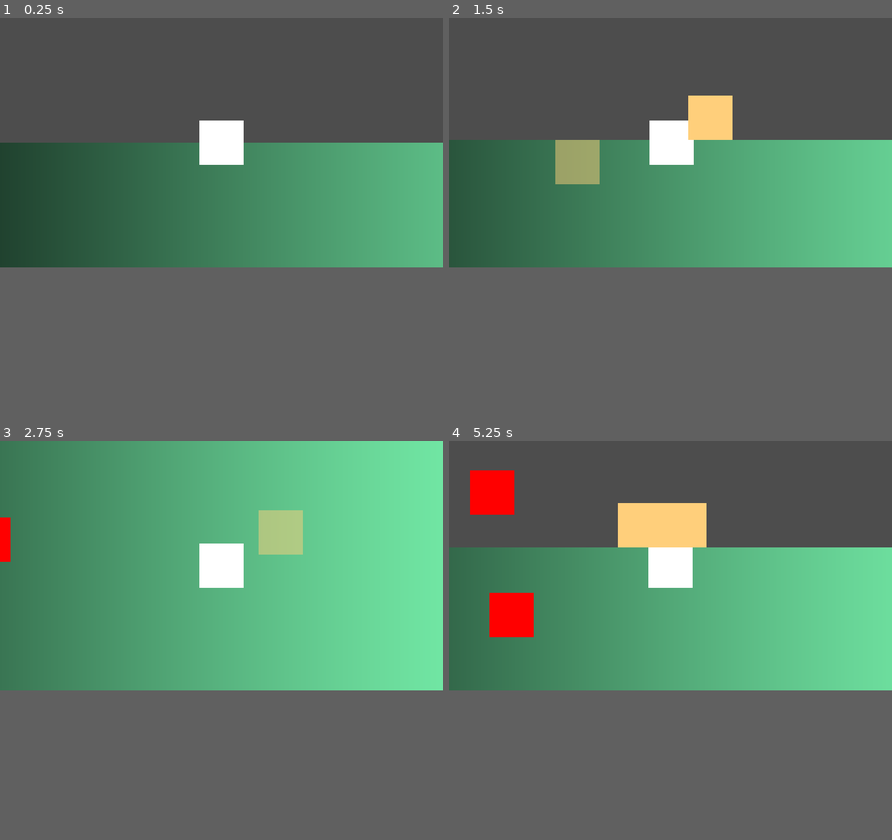
Above: before the commit, frames 1-4 (two rows, left to right).
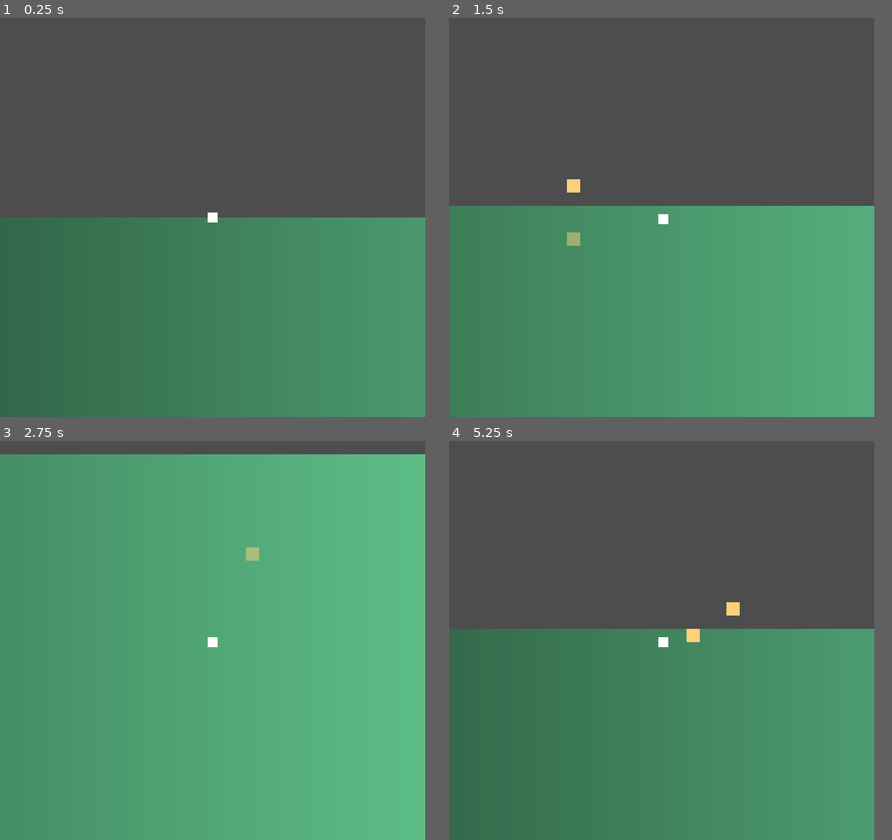
Above: after the commit, the same moments.

Repository: TylerPelaez/pixel-game-jam
Game: Godot game, scene res://Scenes/TestScene.tscn
The game is run twice, just before and just after one commit, with the same random seed, the same clock (stepped at 60 frames per second) and the same inputs.
Inputs (mouse positions are in pixels of both pictures, inside the frame that each line leads up to):
- Up to frame 1 (0.25 s): no input
- Up to frame 2 (1.5 s): tap Enter at 0.5 s; move the mouse to (767, 129) at 0.52 s; hold Right (ui_right) 0.53-1.28 s; hold 1 (Place Trap 1) 0.53-1.28 s; click (767, 129) at 0.67 s; move the mouse to (581, 153) at 1.27 s; hold Down (ui_down) from 1.28 s (still down); tap 1 (Place Trap 1) at 1.35 s
- Up to frame 3 (2.75 s): move the mouse to (265, 512) at 2.02 s; release Down (ui_down) at 2.03 s; hold Right (ui_right) from 2.03 s (still down); hold 1 (Place Trap 1) from 2.03 s (still down)
- Up to frame 4 (5.25 s): move the mouse to (648, 616) at 2.77 s; release Right (ui_right) at 2.78 s; release 1 (Place Trap 1) at 2.78 s; hold Up (ui_up) 2.78-3.53 s; tap 1 (Place Trap 1) at 2.85, 4.35 s; click (648, 616) at 2.92 s; move the mouse to (803, 604) at 3.52 s; hold 1 (Place Trap 1) 3.53-4.28 s; hold Left (ui_left) 3.53-5.03 s; move the mouse to (537, 528) at 4.27 s; move the mouse to (692, 564) at 5.02 s; hold Down (ui_down) from 5.03 s (still down); hold 1 (Place Trap 1) from 5.03 s (still down); click (692, 564) at 5.17 s
The window is 800x450 before the commit and 768x720 after it. Grey fills any space a smaller window leaves; there, only what the larger window draws over its background counts as a difference.

The runs differ from the first frame. In frame 1, 36% of the frame differs, in the area x 0-100%, y 25-100%; in frame 2, 27%; in frame 3, 27%; in frame 4, 52%, in the area x 0-100%, y 7-100%.

Commit message:
Update resolution

Diff:
--- a/Enemy/Enemy.tscn
+++ b/Enemy/Enemy.tscn
@@ -1,7 +1,7 @@
 [gd_scene load_steps=12 format=3 uid="uid://dc8c2m6m4pib0"]
 
-[ext_resource type="Texture2D" uid="uid://bxn8kvm570f80" path="res://Textures/Test/White.png" id="1_42nnu"]
 [ext_resource type="Script" path="res://Enemy/Enemy.gd" id="1_ffyyh"]
+[ext_resource type="Texture2D" uid="uid://b5ohs5orx6duk" path="res://Textures/Test/White6.png" id="2_eg3ho"]
 [ext_resource type="PackedScene" uid="uid://cbibtl5k17ewk" path="res://Overlap/Hurtbox.tscn" id="3_vranu"]
 [ext_resource type="PackedScene" uid="uid://cvk3t6e3yov1" path="res://Overlap/Hitbox.tscn" id="4_hjfwo"]
 [ext_resource type="PackedScene" uid="uid://binqjvrc1rjh6" path="res://Scripts/Stats/Stats.tscn" id="5_lj4q2"]
@@ -9,27 +9,27 @@
 [ext_resource type="AnimationLibrary" uid="uid://dm5xt7fr45ifi" path="res://Animation/Blink.res" id="6_t53d6"]
 
 [sub_resource type="RectangleShape2D" id="RectangleShape2D_mcrok"]
-size = Vector2(48, 48)
+size = Vector2(4, 4)
 
 [sub_resource type="RectangleShape2D" id="RectangleShape2D_cl6yr"]
-size = Vector2(64, 64)
+size = Vector2(6, 6)
 
 [sub_resource type="RectangleShape2D" id="RectangleShape2D_tv82w"]
-size = Vector2(64, 64)
+size = Vector2(6, 6)
 
 [sub_resource type="RectangleShape2D" id="RectangleShape2D_g87tr"]
-size = Vector2(48, 48)
+size = Vector2(6, 6)
 
 [node name="Enemy" type="CharacterBody2D"]
 collision_layer = 32
 motion_mode = 1
 script = ExtResource("1_ffyyh")
 ACCELERATION = 2000
+MAX_SPEED = 50
 
 [node name="Sprite2D" type="Sprite2D" parent="."]
-visible = false
 modulate = Color(1, 0, 0, 1)
-texture = ExtResource("1_42nnu")
+texture = ExtResource("2_eg3ho")
 
 [node name="CollisionShape2D" type="CollisionShape2D" parent="."]
 shape = SubResource("RectangleShape2D_mcrok")
@@ -39,6 +39,7 @@
 collision_mask = 128
 
 [node name="CollisionShape2D" parent="Hurtbox" index="0"]
+visible = false
 shape = SubResource("RectangleShape2D_cl6yr")
 
 [node name="Timer" parent="Hurtbox" index="1"]
@@ -49,6 +50,7 @@
 collision_mask = 4
 
 [node name="CollisionShape2D" parent="Hitbox" index="0"]
+visible = false
 shape = SubResource("RectangleShape2D_tv82w")
 
 [node name="Stats" parent="." instance=ExtResource("5_lj4q2")]
@@ -63,6 +65,7 @@
 [node name="SoftCollision" parent="." instance=ExtResource("6_o3krd")]
 
 [node name="CollisionShape2D" parent="SoftCollision" index="0"]
+visible = false
 shape = SubResource("RectangleShape2D_g87tr")
 
 [connection signal="area_entered" from="Hurtbox" to="." method="_on_Hurtbox_area_entered"]
--- a/Player/Core.tscn
+++ b/Player/Core.tscn
@@ -1,28 +1,27 @@
 [gd_scene load_steps=10 format=3 uid="uid://clhjj6y2kg2ux"]
 
 [ext_resource type="Script" path="res://Player/Core.gd" id="1_05bff"]
-[ext_resource type="Texture2D" uid="uid://bxn8kvm570f80" path="res://Textures/Test/White.png" id="1_vy51w"]
+[ext_resource type="Texture2D" uid="uid://cr0df0oy1wyrc" path="res://Textures/Test/White8.png" id="2_i11aw"]
 [ext_resource type="PackedScene" uid="uid://cbibtl5k17ewk" path="res://Overlap/Hurtbox.tscn" id="2_lcxv0"]
 [ext_resource type="Script" path="res://Scripts/Stats/Stats.gd" id="4_ww6hr"]
 [ext_resource type="AnimationLibrary" uid="uid://dm5xt7fr45ifi" path="res://Animation/Blink.res" id="5_j1yul"]
 [ext_resource type="PackedScene" uid="uid://cvk3t6e3yov1" path="res://Overlap/Hitbox.tscn" id="6_mo1l7"]
 
 [sub_resource type="RectangleShape2D" id="RectangleShape2D_lrvun"]
-size = Vector2(64, 64)
+size = Vector2(8, 8)
 
 [sub_resource type="RectangleShape2D" id="RectangleShape2D_u77lf"]
-size = Vector2(56, 56)
+size = Vector2(8, 8)
 
 [sub_resource type="RectangleShape2D" id="RectangleShape2D_7h86i"]
-size = Vector2(64, 64)
+size = Vector2(8, 8)
 
 [node name="Core" type="Node2D" groups=["Core"]]
 script = ExtResource("1_05bff")
 
 [node name="Sprite2D" type="Sprite2D" parent="."]
-visible = false
 modulate = Color(0.486275, 1, 1, 1)
-texture = ExtResource("1_vy51w")
+texture = ExtResource("2_i11aw")
 
 [node name="Hurtbox" parent="." instance=ExtResource("2_lcxv0")]
 collision_layer = 4
--- a/Player/PlayerController.tscn
+++ b/Player/PlayerController.tscn
@@ -1,17 +1,17 @@
 [gd_scene load_steps=14 format=3 uid="uid://dmhyo6tmrmtsh"]
 
 [ext_resource type="Script" path="res://Player/PlayerController.gd" id="1_utrqs"]
-[ext_resource type="Texture2D" uid="uid://bxn8kvm570f80" path="res://Textures/Test/White.png" id="2_lpqb7"]
+[ext_resource type="Texture2D" uid="uid://b5ohs5orx6duk" path="res://Textures/Test/White6.png" id="2_0grip"]
 [ext_resource type="PackedScene" uid="uid://cbibtl5k17ewk" path="res://Overlap/Hurtbox.tscn" id="3_vacdi"]
 [ext_resource type="AnimationLibrary" uid="uid://dm5xt7fr45ifi" path="res://Animation/Blink.res" id="4_0rdqy"]
 [ext_resource type="PackedScene" uid="uid://binqjvrc1rjh6" path="res://Scripts/Stats/Stats.tscn" id="4_nbcsh"]
 [ext_resource type="PackedScene" uid="uid://dra8whow2jomb" path="res://Overlap/SoftCollision.tscn" id="5_105mu"]
 
 [sub_resource type="RectangleShape2D" id="RectangleShape2D_ux33o"]
-size = Vector2(48, 48)
+size = Vector2(4, 4)
 
 [sub_resource type="RectangleShape2D" id="RectangleShape2D_xofqy"]
-size = Vector2(64, 64)
+size = Vector2(6, 6)
 
 [sub_resource type="Animation" id="Animation_n2m5v"]
 length = 0.001
@@ -69,16 +69,16 @@
 }
 
 [sub_resource type="RectangleShape2D" id="RectangleShape2D_nc7mb"]
-size = Vector2(48, 48)
+size = Vector2(6, 6)
 
 [node name="PlayerController" type="CharacterBody2D" groups=["PlayerGroup"]]
 collision_layer = 2
 motion_mode = 1
 script = ExtResource("1_utrqs")
-MAX_SPEED = 300
+MAX_SPEED = 150
 
 [node name="Sprite2D" type="Sprite2D" parent="."]
-texture = ExtResource("2_lpqb7")
+texture = ExtResource("2_0grip")
 
 [node name="CollisionShape2D" type="CollisionShape2D" parent="."]
 shape = SubResource("RectangleShape2D_ux33o")
@@ -88,6 +88,7 @@
 collision_mask = 8
 
 [node name="CollisionShape2D" parent="Hurtbox" index="0"]
+visible = false
 shape = SubResource("RectangleShape2D_xofqy")
 
 [node name="Timer" parent="Hurtbox" index="1"]
@@ -106,6 +107,7 @@
 [node name="SoftCollision" parent="." instance=ExtResource("5_105mu")]
 
 [node name="CollisionShape2D" parent="SoftCollision" index="0"]
+visible = false
 shape = SubResource("RectangleShape2D_nc7mb")
 
 [connection signal="area_entered" from="Hurtbox" to="." method="_on_Hurtbox_area_entered"]
--- a/Player/Traps/Trap.tscn
+++ b/Player/Traps/Trap.tscn
@@ -1,17 +1,17 @@
 [gd_scene load_steps=4 format=3 uid="uid://bwr11fohp87hh"]
 
 [ext_resource type="Script" path="res://Player/Traps/Trap.gd" id="1_1mc55"]
-[ext_resource type="Texture2D" uid="uid://bxn8kvm570f80" path="res://Textures/Test/White.png" id="2_hspgu"]
+[ext_resource type="Texture2D" uid="uid://cr0df0oy1wyrc" path="res://Textures/Test/White8.png" id="2_k0gc5"]
 
 [sub_resource type="RectangleShape2D" id="RectangleShape2D_difry"]
-size = Vector2(64, 64)
+size = Vector2(8, 8)
 
 [node name="Trap" type="Node2D"]
 script = ExtResource("1_1mc55")
 
 [node name="Sprite2D" type="Sprite2D" parent="."]
 modulate = Color(1, 0.811765, 0.482353, 1)
-texture = ExtResource("2_hspgu")
+texture = ExtResource("2_k0gc5")
 
 [node name="StaticBody2D" type="StaticBody2D" parent="."]
 collision_layer = 65
--- a/Player/Traps/TrapStandin.tscn
+++ b/Player/Traps/TrapStandin.tscn
@@ -1,8 +1,8 @@
 [gd_scene load_steps=4 format=3 uid="uid://bcruqu6j56sxy"]
 
 [ext_resource type="Script" path="res://Player/Traps/TrapStandin.gd" id="1_kb56t"]
-[ext_resource type="Texture2D" uid="uid://bxn8kvm570f80" path="res://Textures/Test/White.png" id="1_yx0l3"]
 [ext_resource type="PackedScene" uid="uid://bwr11fohp87hh" path="res://Player/Traps/Trap.tscn" id="2_7o8dq"]
+[ext_resource type="Texture2D" uid="uid://cr0df0oy1wyrc" path="res://Textures/Test/White8.png" id="3_r8dp1"]
 
 [node name="TrapStandin" type="Node2D"]
 script = ExtResource("1_kb56t")
@@ -10,4 +10,4 @@
 
 [node name="Sprite2D" type="Sprite2D" parent="."]
 modulate = Color(1, 0.811765, 0.482353, 0.498039)
-texture = ExtResource("1_yx0l3")
+texture = ExtResource("3_r8dp1")
--- a/Scenes/GridController.gd
+++ b/Scenes/GridController.gd
@@ -1,7 +1,7 @@
 extends Node2D
 
 @export var trap_placement_prefab: PackedScene
-@export var GRID_SIZE_PIXELS: int = 64
+@export var GRID_SIZE_PIXELS: int = 8
 
 enum State {
 	DEFAULT,
--- a/Scenes/TestScene.tscn
+++ b/Scenes/TestScene.tscn
@@ -33,6 +33,6 @@
 player = NodePath("../Player")
 
 [node name="Core" parent="." instance=ExtResource("5_5uk77")]
-position = Vector2(-32, -416)
+position = Vector2(-4, -388)
 
 [node name="GridController" parent="." instance=ExtResource("6_fjncl")]
--- a/project.godot
+++ b/project.godot
@@ -17,10 +17,10 @@
 
 [display]
 
-window/size/viewport_width=640
-window/size/viewport_height=360
-window/size/window_width_override=1280
-window/size/window_height_override=720
+window/size/viewport_width=256
+window/size/viewport_height=240
+window/size/window_width_override=1024
+window/size/window_height_override=960
 window/stretch/mode="viewport"
 
 [input]
Binary file added: Textures/Test/White48.png
Not shown, added: Textures/Test/White48.png.import
Binary file added: Textures/Test/White6.png
Not shown, added: Textures/Test/White6.png.import
Binary file added: Textures/Test/White8.png
Not shown, added: Textures/Test/White8.png.import
